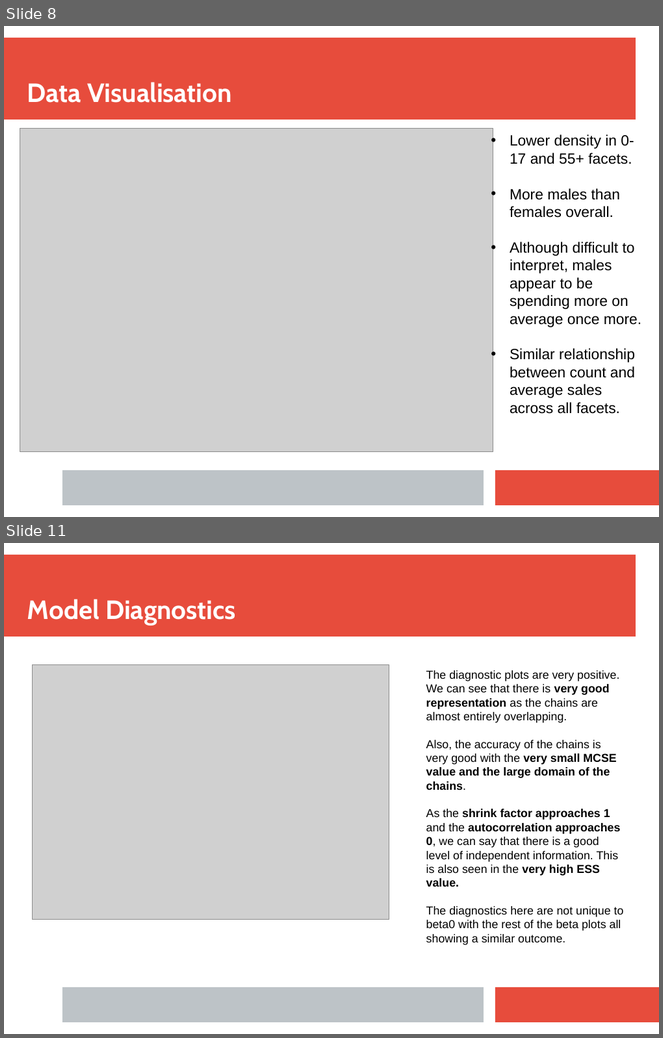
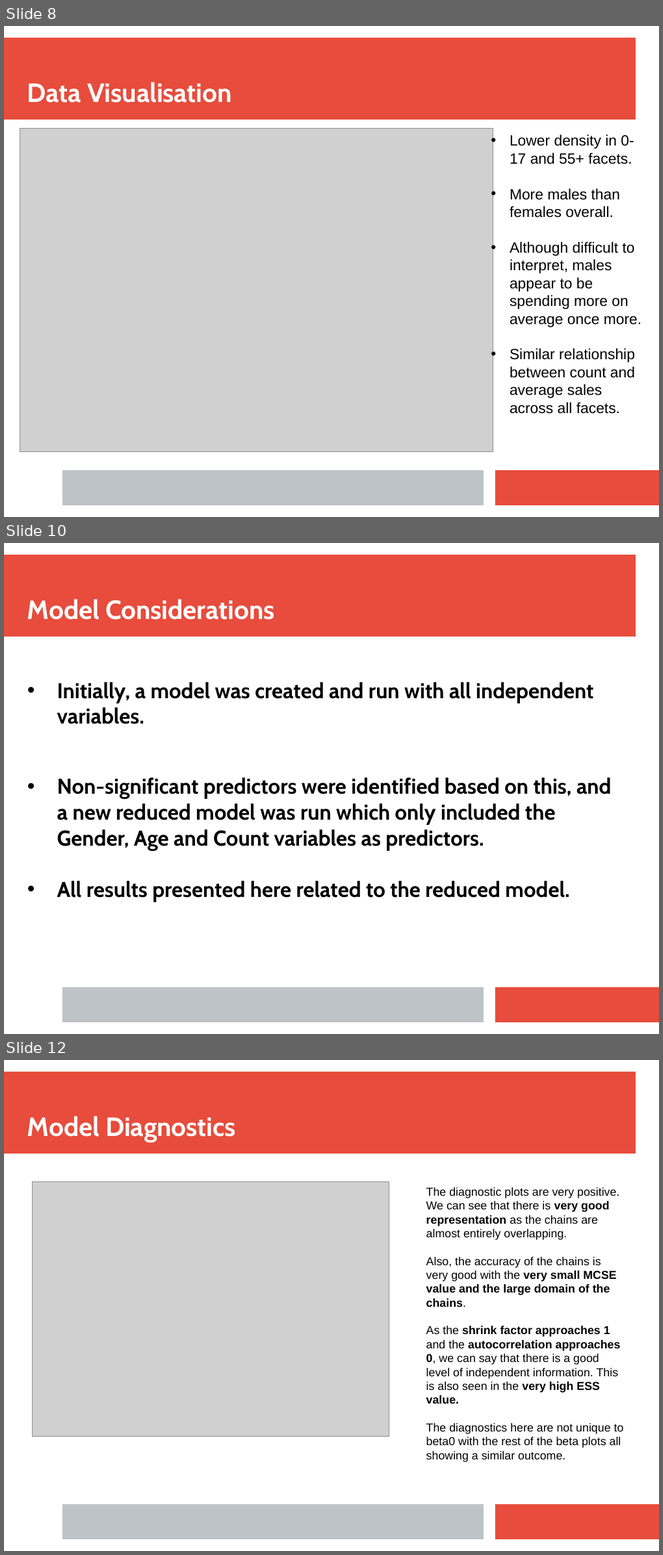
Before and after one commit to tim-kirkbride/BayesianAssignment, a slide deck: Presentation.pptx. Shown one above the other, each under a label of ours: slides 8 and 11 before the commit, slides 8, 10 and 12 after it; the slides between them are not shown. The pictures are 663x1038 and 663x1555 pixels, drawn with LibreOffice and Linux fonts; fonts in the diff are those of the drawing; grey boxes stand for pictures. Boxes give left, top, right and bottom in pixels: in the first picture for what was removed or moved away, otherwise in the second. Text is boxed around its words. In the diff, an @@ line names an element or a change of style, - is before the commit and + after.

```diff
--- a/Presentation.pptx
+++ b/Presentation.pptx
@@ slide 10 added at (4,543,659,1034), background #FFFFFF; not listed: 3 template elements that a slide beside it also shows @@
@@ text added at (27,599,275,620), 32 pt, text #FFFFFF, bold @@
+Model Considerations
@@ text added at (57,682,612,902), 26 pt, text #000000, bold @@
+• Initially, a model was created and run with all independent variables.
+• Non-significant predictors were identified based on this, and a new reduced model was run which only included the Gender, Age and Count variables as predictors.
+• All results presented here related to the reduced model.
@@ what was slide 11 is now slide 12 @@
```
Also in this commit, not shown: 5 slides changed, 5 other slides added, 1 slide removed, 1 other file.
